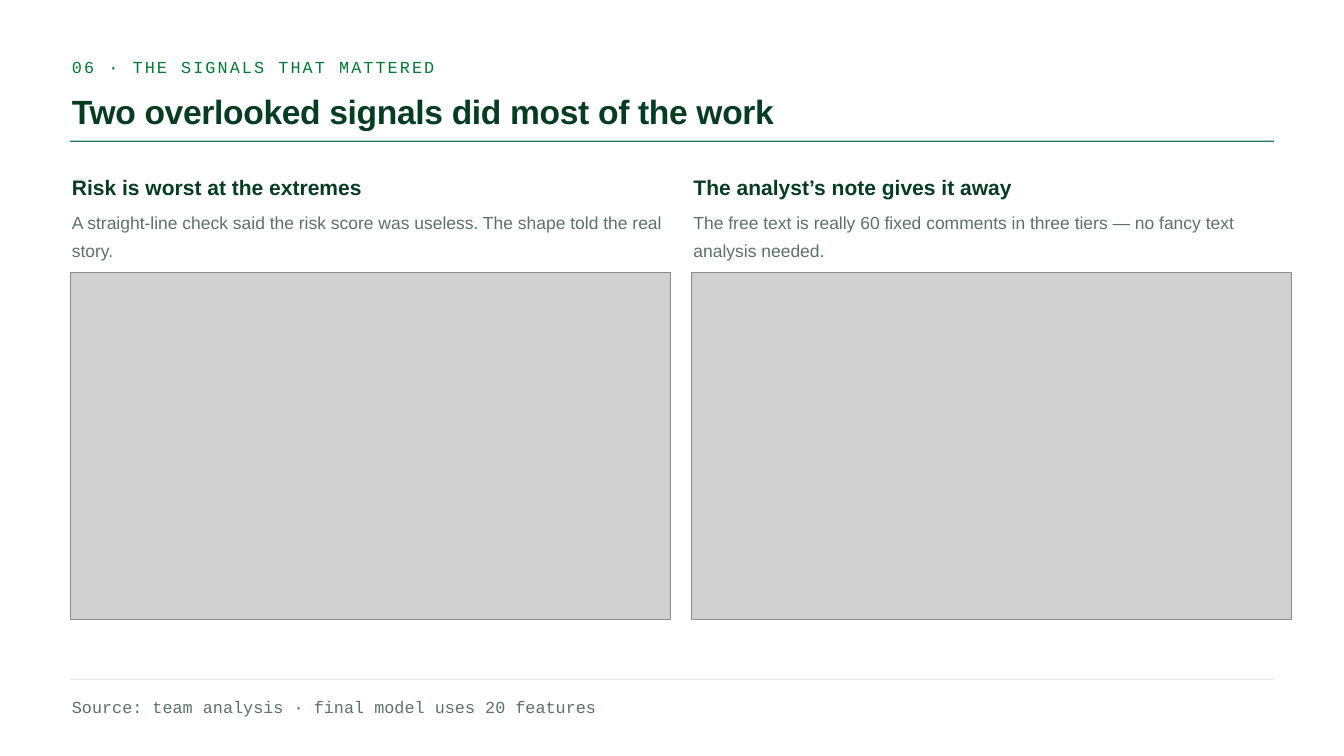
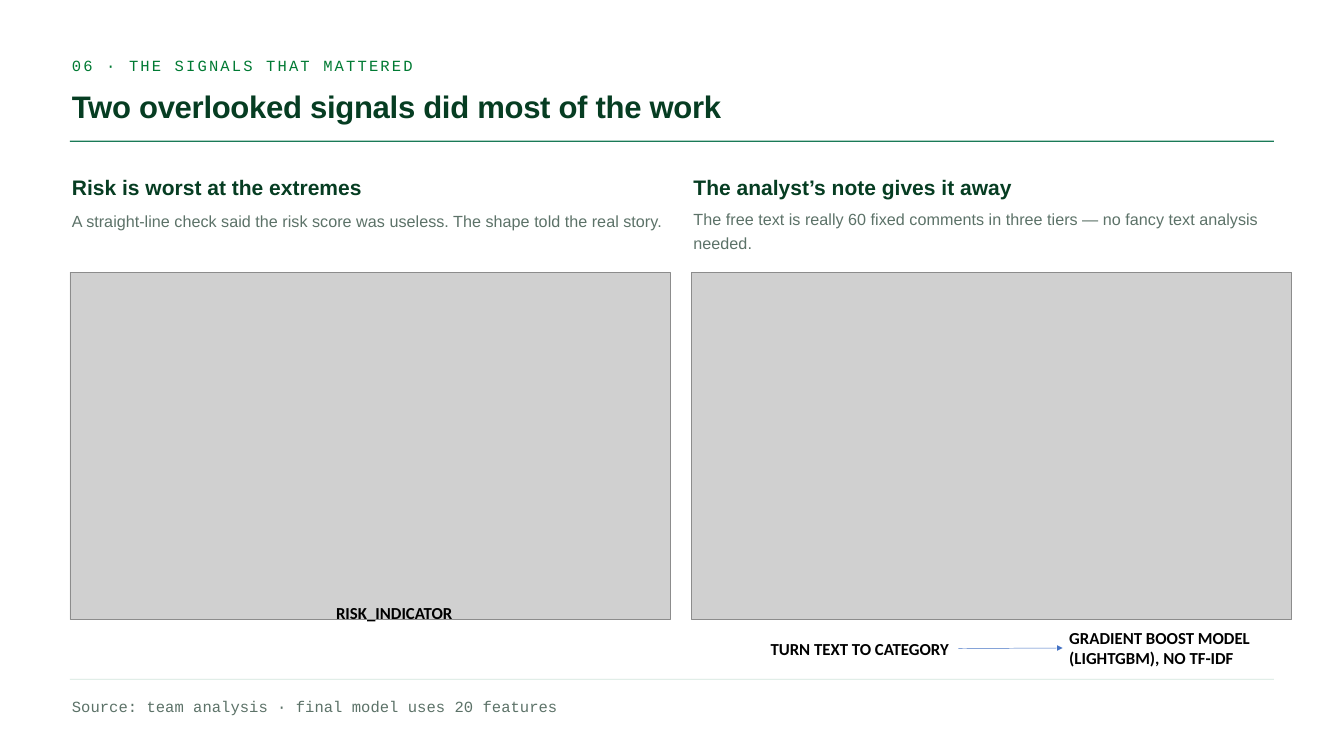
Before and after one commit to GianlucaBave/final-data-finance, a slide deck: slide 6 of presentation/Consulting_Finance_ML_Slides.pptx. Drawn at 1344x756 pixels with LibreOffice and Linux fonts; fonts in the diff are those of the drawing; grey boxes stand for pictures. Boxes give left, top, right and bottom in pixels: in the first picture for what was removed or moved away, otherwise in the second. Text is boxed around its words. In the diff, an @@ line names an element or a change of style, - is before the commit and + after.

```diff
--- a/presentation/Consulting_Finance_ML_Slides.pptx
+++ b/presentation/Consulting_Finance_ML_Slides.pptx
@@ text "06 · THE SIGNALS THAT ..." at (72,60,412,71): size 18 to 16.6 pt @@
@@ text "Two overlooked signals did most ..." at (72,95,722,124): size 36 to 33.3 pt; line spacing 1.12 to 1.02 @@
@@ text "A straight-line check said the ..." at (72,215,661,231): size 18.8 to 17.3 pt @@
@@ text "The free text is really ..." at (693,213,1257,249): size 18.8 to 17.3 pt; line spacing 1.35 to 1.25 @@
@@ text added at (336,608,452,624), 18 pt, text #000000, bold @@
+RISK_INDICATOR
@@ text added at (771,644,949,655), 18 pt, text #000000, bold @@
+TURN TEXT TO CATEGORY
@@ arrow added from (958, 648) to (1062, 648), #4472C4 0.5 pt @@
@@ text added at (1069,633,1250,667), 18 pt, text #000000, bold @@
+GRADIENT BOOST MODEL (LIGHTGBM), NO TF-IDF
@@ text "Source: team analysis · final ..." at (72,701,558,715): size 18 to 16.6 pt @@
```
Also in this commit, not shown: 12 other slides changed, 1 other file.
